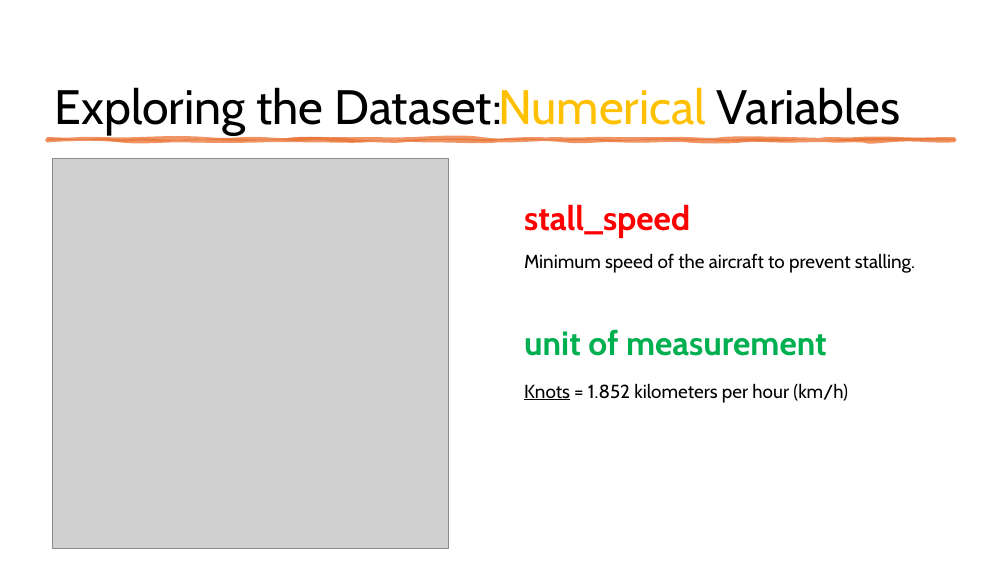
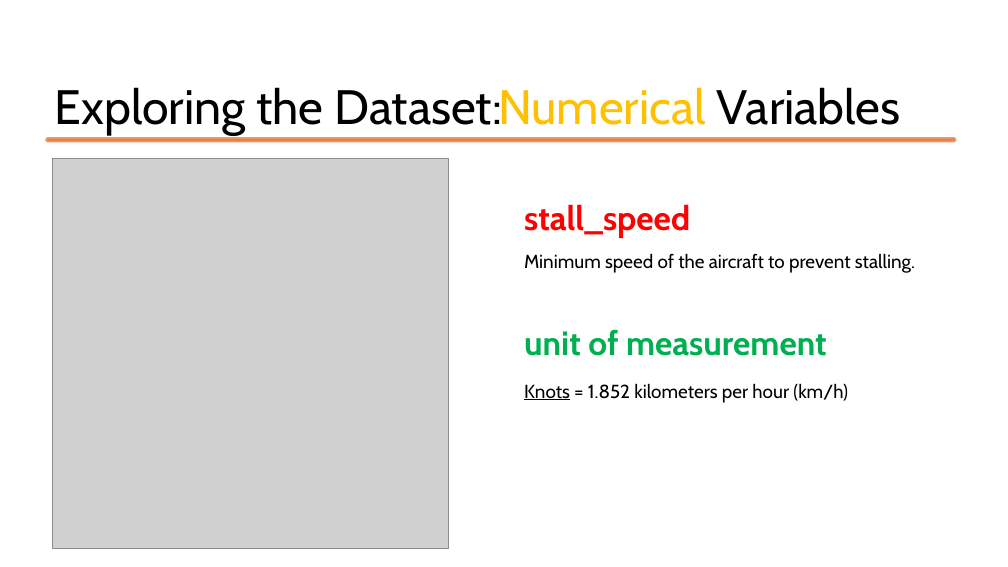
Before and after one commit to aminb00/StatisticalLearningProject, a slide deck: slide 16 of ppt/Presentazione standard1.pptx. Drawn at 1008x567 pixels with LibreOffice and Linux fonts; fonts in the diff are those of the drawing; grey boxes stand for pictures. Boxes give left, top, right and bottom in pixels: in the first picture for what was removed or moved away, otherwise in the second. Text is boxed around its words. In the diff, an @@ line names an element or a change of style, - is before the commit and + after.

```diff
--- a/ppt/Presentazione standard1.pptx
+++ b/ppt/Presentazione standard1.pptx
@@ freeform shape removed at [48, 139, 955, 141] @@
@@ rectangle added at [48, 139, 955, 141], fill #E97132 at 75% opacity, outline #E97132 3.5 pt @@
```
Also in this commit, not shown: 31 other slides changed, 36 slides added.
